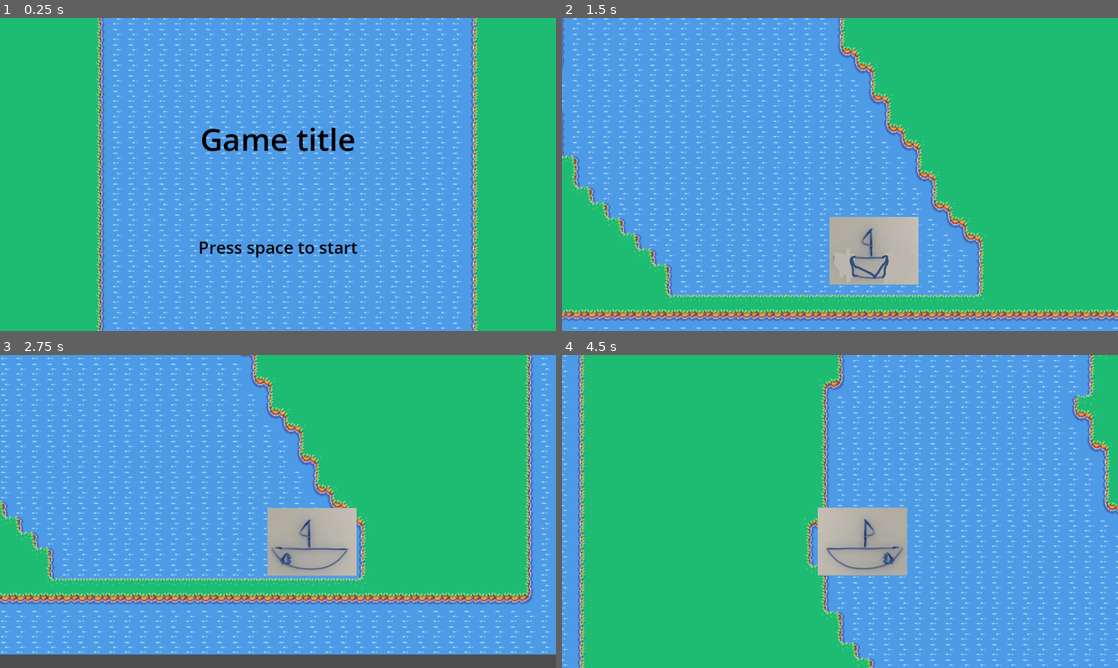
Above: before the commit, frames 1-4 (two rows, left to right).
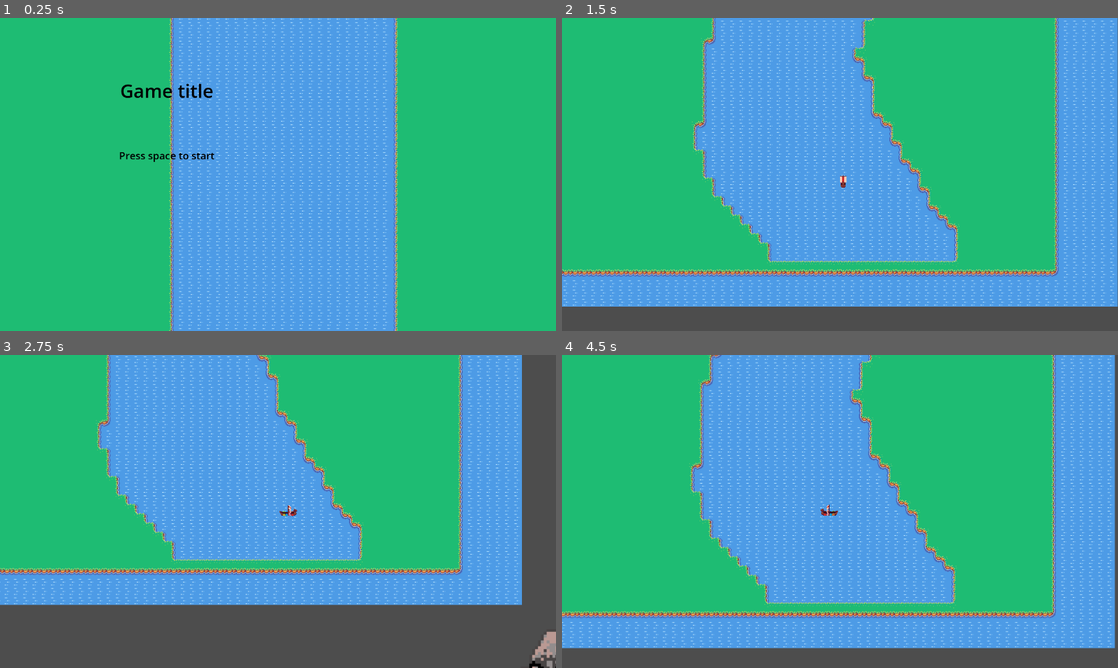
Above: after the commit, the same moments.

Repository: leonblum1208/nl_game_jam_3
Game: Godot game, scene res://scenes/ui/MainMenu.tscn
Same seed, same stepped clock (60 frames per second), same inputs: the game is played once before the commit and once after it.
Inputs:
- Up to frame 1 (0.25 s): no input
- Up to frame 2 (1.5 s): tap Space (ui_select) at 0.5, 0.77 s; hold Right (ui_right) 0.53-1.28 s; hold Down (ui_down) from 1.28 s (still down)
- Up to frame 3 (2.75 s): tap Space (ui_select) at 1.52 s; release Down (ui_down) at 2.03 s; hold Right (ui_right) from 2.03 s (still down)
- Up to frame 4 (4.5 s): release Right (ui_right) at 2.78 s; hold Up (ui_up) 2.78-3.53 s; tap Space (ui_select) at 3.02, 3.77 s; hold Left (ui_left) from 3.53 s (still down)

The runs differ from the first frame. In frame 1, 35% of the frame differs, in the area x 17-86%, y 0-100%; in frame 2, 55%; in frame 3, 61%; in frame 4, 65%, in the area x 0-100%, y 0-100%.

Commit message:
turning ship sprite

Diff:
--- a/project.godot
+++ b/project.godot
@@ -17,6 +17,8 @@
 
 [display]
 
+window/size/viewport_width=1920
+window/size/viewport_height=1080
 window/stretch/mode="viewport"
 
 [input]
@@ -53,3 +55,27 @@
 , Object(InputEventKey,"resource_local_to_scene":false,"resource_name":"","device":-1,"window_id":0,"alt_pressed":false …(183 unchanged characters)…
 ]
 }
+left={
+"deadzone": 0.2,
+"events": [Object(InputEventKey,"resource_local_to_scene":false,"resource_name":"","device":-1,"window_id":0,"alt_pressed":false,"shift_pressed":false,"ctrl_pressed":false,"meta_pressed":false,"pressed":false,"keycode":0,"physical_keycode":65,"key_label":0,"unicode":97,"location":0,"echo":false,"script":null)
+, Object(InputEventKey,"resource_local_to_scene":false,"resource_name":"","device":-1,"window_id":0,"alt_pressed":false,"shift_pressed":false,"ctrl_pressed":false,"meta_pressed":false,"pressed":false,"keycode":0,"physical_keycode":4194319,"key_label":0,"unicode":0,"location":0,"echo":false,"script":null)
+]
+}
+right={
+"deadzone": 0.2,
+"events": [Object(InputEventKey,"resource_local_to_scene":false,"resource_name":"","device":-1,"window_id":0,"alt_pressed":false,"shift_pressed":false,"ctrl_pressed":false,"meta_pressed":false,"pressed":false,"keycode":0,"physical_keycode":68,"key_label":0,"unicode":100,"location":0,"echo":false,"script":null)
+, Object(InputEventKey,"resource_local_to_scene":false,"resource_name":"","device":-1,"window_id":0,"alt_pressed":false,"shift_pressed":false,"ctrl_pressed":false,"meta_pressed":false,"pressed":false,"keycode":0,"physical_keycode":4194321,"key_label":0,"unicode":0,"location":0,"echo":false,"script":null)
+]
+}
+up={
+"deadzone": 0.2,
+"events": [Object(InputEventKey,"resource_local_to_scene":false,"resource_name":"","device":-1,"window_id":0,"alt_pressed":false,"shift_pressed":false,"ctrl_pressed":false,"meta_pressed":false,"pressed":false,"keycode":0,"physical_keycode":87,"key_label":0,"unicode":119,"location":0,"echo":false,"script":null)
+, Object(InputEventKey,"resource_local_to_scene":false,"resource_name":"","device":-1,"window_id":0,"alt_pressed":false,"shift_pressed":false,"ctrl_pressed":false,"meta_pressed":false,"pressed":false,"keycode":0,"physical_keycode":4194320,"key_label":0,"unicode":0,"location":0,"echo":false,"script":null)
+]
+}
+down={
+"deadzone": 0.2,
+"events": [Object(InputEventKey,"resource_local_to_scene":false,"resource_name":"","device":-1,"window_id":0,"alt_pressed":false,"shift_pressed":false,"ctrl_pressed":false,"meta_pressed":false,"pressed":false,"keycode":0,"physical_keycode":83,"key_label":0,"unicode":115,"location":0,"echo":false,"script":null)
+, Object(InputEventKey,"resource_local_to_scene":false,"resource_name":"","device":-1,"window_id":0,"alt_pressed":false,"shift_pressed":false,"ctrl_pressed":false,"meta_pressed":false,"pressed":false,"keycode":0,"physical_keycode":4194322,"key_label":0,"unicode":0,"location":0,"echo":false,"script":null)
+]
+}
--- a/scenes/characters/Ship.tscn
+++ b/scenes/characters/Ship.tscn
@@ -1,19 +1,17 @@
 [gd_scene load_steps=4 format=3 uid="uid://bnsxcansar7fc"]
 
 [ext_resource type="Script" uid="uid://bqkj7jpowsu5a" path="res://scenes/characters/ship.gd" id="1_gjfe0"]
-[ext_resource type="Texture2D" uid="uid://io3bud0ykm3q" path="res://sprites/ship_side.png" id="2_xl753"]
+[ext_resource type="Texture2D" uid="uid://ce5uuuoerb6ox" path="res://sprites/Ship/ship1.png" id="2_xl753"]
 
-[sub_resource type="CircleShape2D" id="CircleShape2D_xl753"]
-radius = 80.514
+[sub_resource type="CapsuleShape2D" id="CapsuleShape2D_xl753"]
+height = 48.0
 
 [node name="Ship" type="CharacterBody2D"]
 scale = Vector2(0.5, 0.5)
 script = ExtResource("1_gjfe0")
 
-[node name="Sprite2D" type="Sprite2D" parent="."]
-position = Vector2(66, 63)
+[node name="ShipSprite" type="Sprite2D" parent="."]
 texture = ExtResource("2_xl753")
 
 [node name="CollisionShape2D" type="CollisionShape2D" parent="."]
-position = Vector2(65.5, 63.5)
-shape = SubResource("CircleShape2D_xl753")
+shape = SubResource("CapsuleShape2D_xl753")
--- a/scenes/characters/ship.gd
+++ b/scenes/characters/ship.gd
@@ -1,22 +1,32 @@
 extends CharacterBody2D
 
-@export var speed = 400
+@onready var ship_0 = $ShipSprite
+@export var speed = 100
 
-func get_input():
-	var input_direction = Input.get_vector("ui_left", "ui_right", "ui_up", "ui_down")
-	velocity = input_direction * speed
-	#TODO consider moving sprite stuff out of get_input
-	if (input_direction.y > 0):
-		$Sprite2D.texture = ResourceLoader.load("res://sprites/ship_down.png")
-	elif (input_direction.y < 0):
-		$Sprite2D.texture = ResourceLoader.load("res://sprites/ship_up.png")
-	elif (input_direction.x > 0):
-		$Sprite2D.texture = ResourceLoader.load("res://sprites/ship_side.png")
-		$Sprite2D.scale.x = -1
-	elif (input_direction.x < 0):
-		$Sprite2D.texture = ResourceLoader.load("res://sprites/ship_side.png")
-		$Sprite2D.scale.x = 1
+@onready var sprite = $ShipSprite
+var boat_images : Array[Texture2D] = []
+
+func _ready():
+	for i in 16:
+		var tex = load("res://sprites/Ship/ship%d.png" % (i+1))
+		boat_images.append(tex)
 
 func _physics_process(_delta):
-	get_input()
+	var input_direction: Vector2 = Input.get_vector("ui_left", "ui_right", "ui_up", "ui_down")
+
+	velocity = input_direction * speed
+	if velocity.length() > 0:
+		rotation = velocity.angle() + deg_to_rad(90)
+	select_sprite()
 	move_and_slide()
+
+func select_sprite():
+	var angle_deg = int(rad_to_deg(rotation)) % 360
+	# Rotate reference so 0° is up instead of right
+	var adjusted_angle = (angle_deg) % 360
+	# Flip angle to make it counterclockwise
+	adjusted_angle = (360 - adjusted_angle) % 360
+	var index = int(round(adjusted_angle / 22.5)) % 16
+	sprite.texture = boat_images[index]
+	# ignore parent rotation
+	sprite.global_rotation = 0
Binary file added: sprites/Ship/ship1.png
Binary file added: sprites/Ship/ship10.png
Binary file added: sprites/Ship/ship11.png
Binary file added: sprites/Ship/ship12.png
Binary file added: sprites/Ship/ship13.png
Binary file added: sprites/Ship/ship14.png
Binary file added: sprites/Ship/ship15.png
Binary file added: sprites/Ship/ship16.png
Binary file added: sprites/Ship/ship2.png
Binary file added: sprites/Ship/ship3.png
Binary file added: sprites/Ship/ship4.png
Binary file added: sprites/Ship/ship5.png
(and 11 more such lines)
